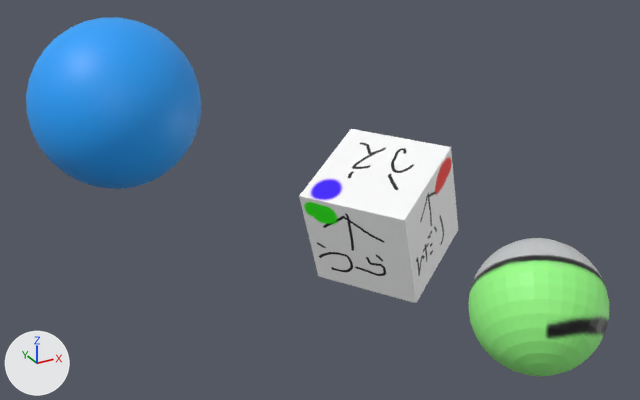
The Blender file Resources/LevelData/LevelData1/LevelEditor.blend: old version first, new version second.
Both versions are drawn from a 50 mm lens placed at (-8.09, -12.34, 6.72), pointed at (-2.35, -1.9, 1.5). The lights are fixed; the arrows at lower left show +X, +Y and +Z.

Before the edit, the objects in view are built like this:
```python
me_cube_006 = bpy.data.meshes.new('Cube.006')
me_cube_006.from_pydata(...)  # a box spanning x -1.0..1.0, y -1.0..1.0, z -1.0..1.0
me_cube_006.materials.append(mat_material_010)  # picture img_test_png
me_sphere_002 = bpy.data.meshes.new('Sphere.002')
me_sphere_002.from_pydata(...)  # a UV sphere (32 segments, 16 rings, poles along y) spanning x -1.02..0.98, y -0.97..1.03, z -1.0..1.0
me_sphere_002.materials.append(mat_マテリアル_007)  # picture img_sphere_png_001
me_td2_enemy_001 = bpy.data.meshes.new('TD2_Enemy.001')
me_td2_enemy_001.from_pydata(...)  # a UV sphere (32 segments, 16 rings, poles along z) spanning x -1.0..1.0, y -1.06..0.94, z -0.84..1.16
me_td2_enemy_001.materials.append(mat_マテリアル_040)  # picture img_enemy_png_001
ob_cube = bpy.data.objects.new('Cube', me_cube_006)
ob_cube.location = (0.0, 0.0, 0.0)
ob_cube.rotation_euler = (0.0, -0.337, 0.547)  # degrees (0, -19, 31)
ob_sphere = bpy.data.objects.new('Sphere', me_sphere_002)
ob_sphere.location = (-5.35, -2.43, 3.56)
ob_td2_enemy = bpy.data.objects.new('TD2_Enemy', me_td2_enemy_001)
ob_td2_enemy.location = (0.0, -4.08, 0.0)
ob_td2_enemy.rotation_euler = (0.0, 1.026, 0.96)  # degrees (0, 59, 55)
```
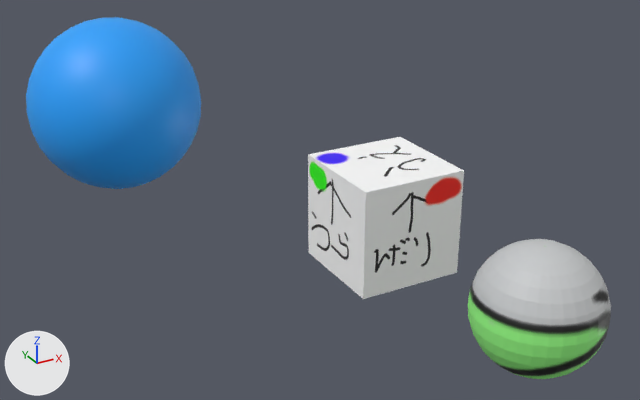
Location of each change, (x1, y1, x2, y2) in pixels of the pictures (640 x 400 px):
'Cube', turned: before (299, 129, 458, 303); after (308, 137, 464, 299)
'TD2_Enemy', turned: before (468, 238, 609, 376); after (468, 239, 611, 379)

Diff of the bpy script that builds the scene:
```diff
--- a/Resources/LevelData/LevelData1/LevelEditor.blend.py
+++ b/Resources/LevelData/LevelData1/LevelEditor.blend.py
@@ ob_cube @@
 ob_cube.location = (0.0, 0.0, 0.0)
-ob_cube.rotation_euler = (0.0, -0.337, 0.547)  # degrees (0, -19, 31)
@@ ob_td2_enemy @@
 ob_td2_enemy.location = (0.0, -4.08, 0.0)
-ob_td2_enemy.rotation_euler = (0.0, 1.026, 0.96)  # degrees (0, 59, 55)
```
